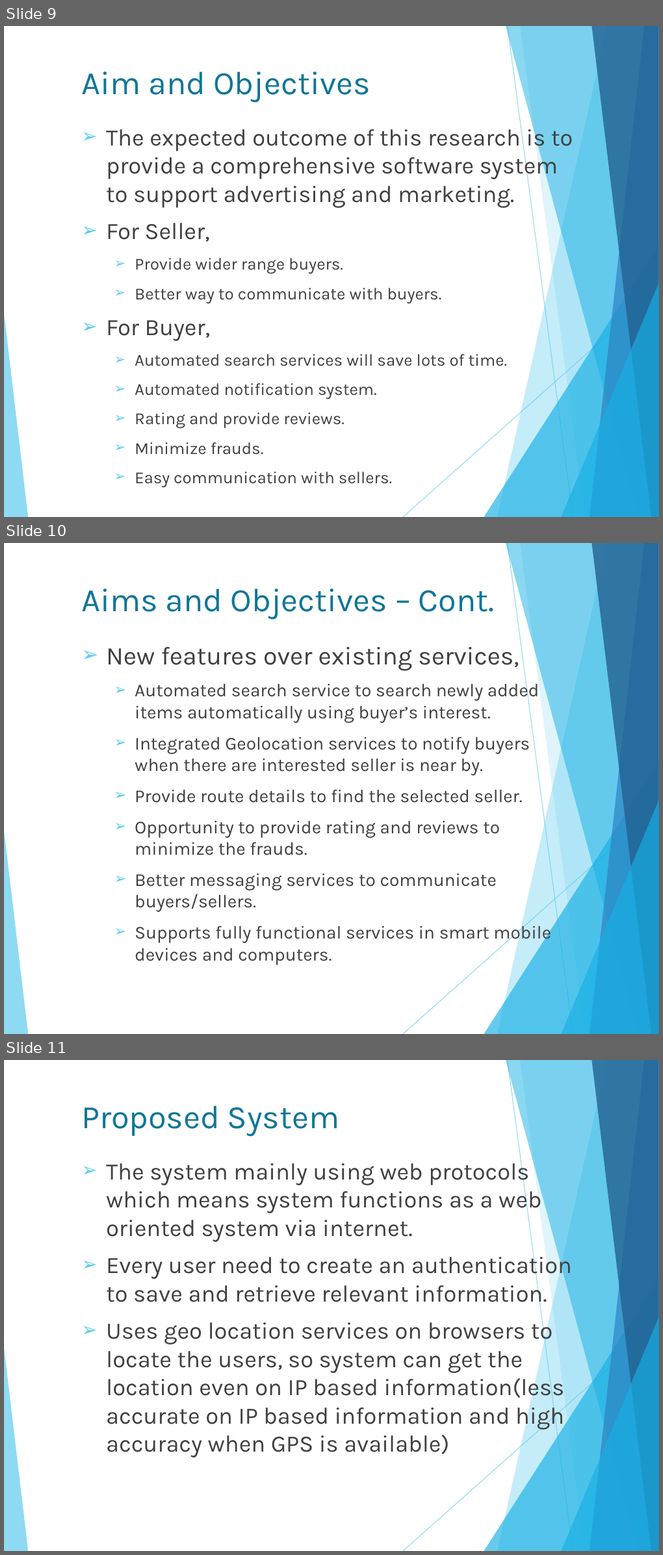
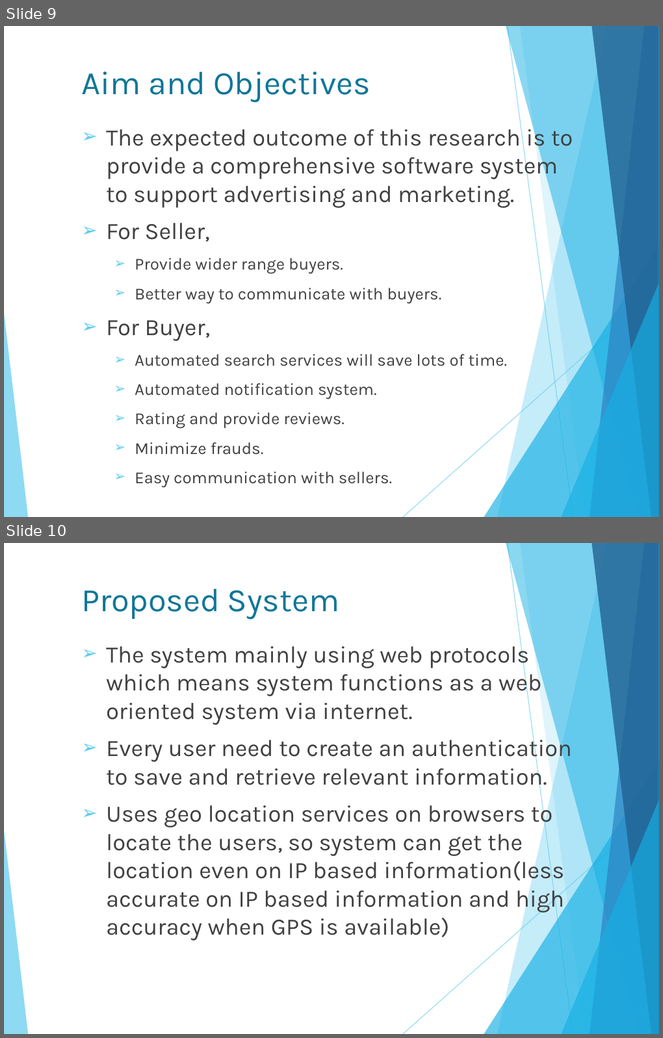
Before and after one commit to isurudewasurendra/SappuSavari, a slide deck: documentation/Location Based Mobile Marketing System.pptx. Shown one above the other, each under a label of ours: slides 9, 10 and 11 before the commit, slides 9 and 10 after it. The pictures are 663x1555 and 663x1038 pixels, drawn with LibreOffice and Linux fonts; fonts in the diff are those of the drawing. Boxes give left, top, right and bottom in pixels: in the first picture for what was removed or moved away, otherwise in the second. Text is boxed around its words. In the diff, an @@ line names an element or a change of style, - is before the commit and + after.

```diff
--- a/documentation/Location Based Mobile Marketing System.pptx
+++ b/documentation/Location Based Mobile Marketing System.pptx
@@ slide 10 removed at (x1=4, y1=543, x2=659, y2=1034), background #FFFFFF; not listed: 10 template elements that a slide beside it also shows @@
@@ title removed at (x1=81, y1=589, x2=495, y2=620) @@
-Aims and Objectives – Cont.
@@ text removed at (x1=106, y1=647, x2=551, y2=965) @@
-➢ New features over existing services,
-  ➢ Automated search service to search newly added items automatically using buyer’s interest.
-  ➢ Integrated Geolocation services to notify buyers when there are interested seller is near by.
-  ➢ Provide route details to find the selected seller.
-  ➢ Opportunity to provide rating and reviews to minimize the frauds.
-  ➢ Better messaging services to communicate buyers/sellers.
-  ➢ Supports fully functional services in smart mobile devices and computers.
@@ what was slide 11 is now slide 10 @@
```
Also in this commit, not shown: 1 slide changed, 1 other file.
